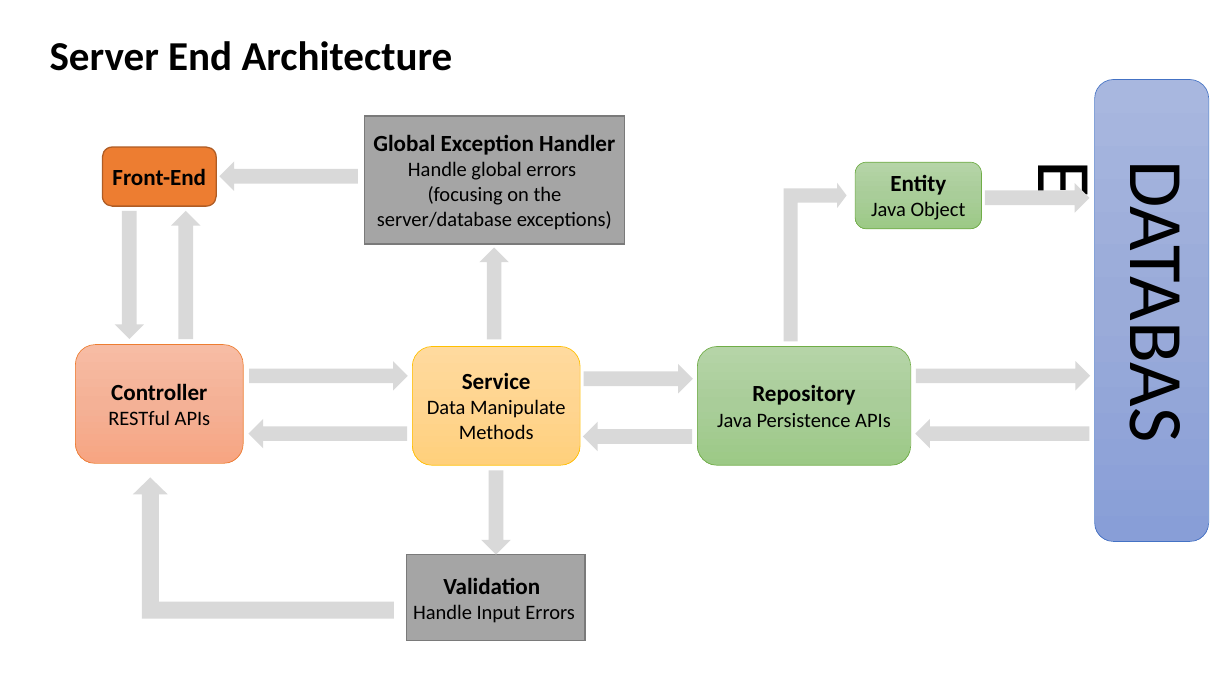
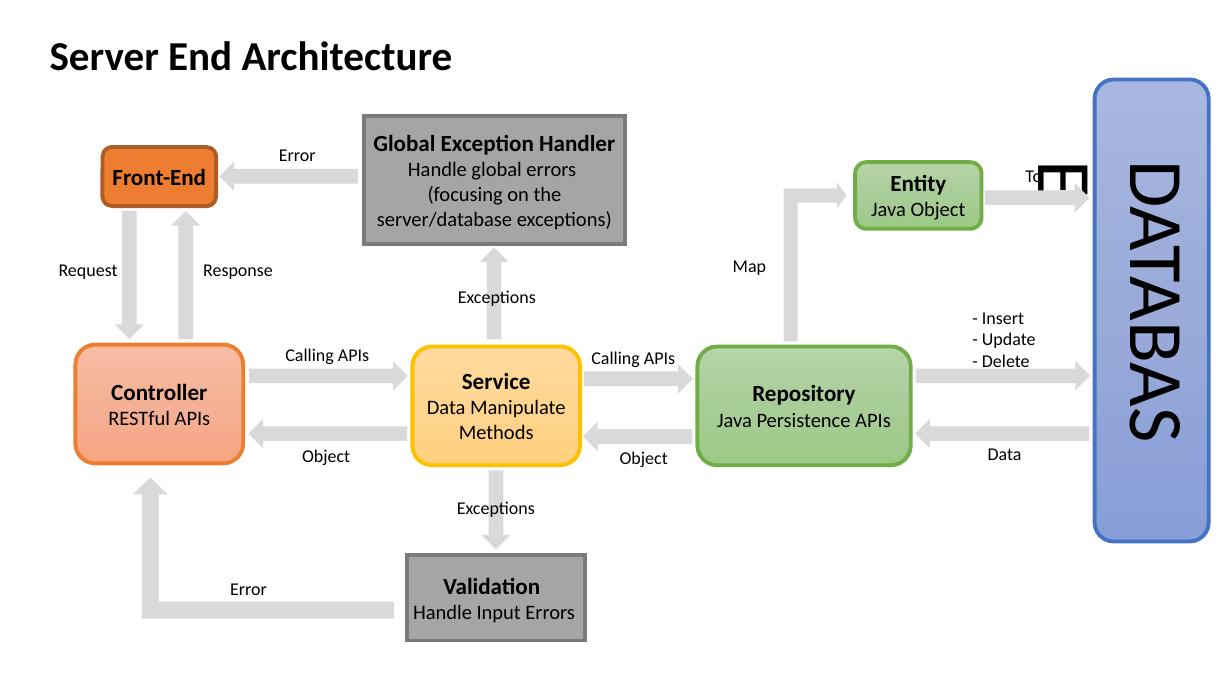
Before and after one commit to alexliuhust/PersonalProjectMT, a slide deck: slide 3 of TechPresentation.pptx. Drawn at 1232x693 pixels with LibreOffice and Linux fonts; fonts in the diff are those of the drawing. Boxes give left, top, right and bottom in pixels: in the first picture for what was removed or moved away, otherwise in the second. Text is boxed around its words. In the diff, an @@ line names an element or a change of style, - is before the commit and + after.

Commit message:
Serverend Arch 02

```diff
--- a/TechPresentation.pptx
+++ b/TechPresentation.pptx
@@ rounded rectangle at (1095,79,1209,542): outline #4472C4 0.5 pt to #4472C4 3 pt @@
@@ rectangle at (364,116,625,245): outline #7A7A7A 1 pt to #7A7A7A 3 pt @@
@@ rounded rectangle at (103,147,216,206): outline #AF5C24 1 pt to #AF5C24 3 pt @@
@@ text added at (279,149,316,161), 14 pt, text #000000 @@
+Error
@@ rounded rectangle at (856,163,982,229): outline #70AD47 0.5 pt to #70AD47 3 pt @@
@@ text added at (1025,167,1042,187), 14 pt, text #000000 @@
+To
@@ text added at (59,264,118,279), 14 pt, text #000000 @@
+Request
@@ text added at (203,264,273,279), 14 pt, text #000000 @@
+Response
@@ text added at (733,260,766,275), 14 pt, text #000000 @@
+Map
@@ text added at (458,290,536,306), 14 pt, text #000000 @@
+Exceptions
@@ text added at (982,312,1036,367), 14 pt, text #000000 @@
+- Insert
+- Update
+- Delete
@@ rounded rectangle at (76,345,244,464): outline #ED7D31 0.5 pt to #ED7D31 3 pt @@
@@ text added at (285,348,369,364), 14 pt, text #000000 @@
+Calling APIs
@@ rounded rectangle at (412,347,580,466): outline #FFC000 0.5 pt to #FFC000 3 pt @@
@@ text added at (591,351,675,367), 14 pt, text #000000 @@
+Calling APIs
@@ rounded rectangle at (698,347,911,466): outline #70AD47 0.5 pt to #70AD47 3 pt @@
@@ text added at (302,449,350,465), 14 pt, text #000000 @@
+Object
@@ text added at (988,448,1022,460), 14 pt, text #000000 @@
+Data
@@ right arrow: place and size @@
-right arrow at (481,471,511,555)
+right arrow at (482,470,511,550)
@@ text added at (620,451,668,467), 14 pt, text #000000 @@
+Object
@@ text added at (457,501,535,517), 14 pt, text #000000 @@
+Exceptions
@@ rectangle at (407,555,585,640): outline #7A7A7A 1 pt to #7A7A7A 3 pt @@
@@ text added at (230,583,267,595), 14 pt, text #000000 @@
+Error
```
